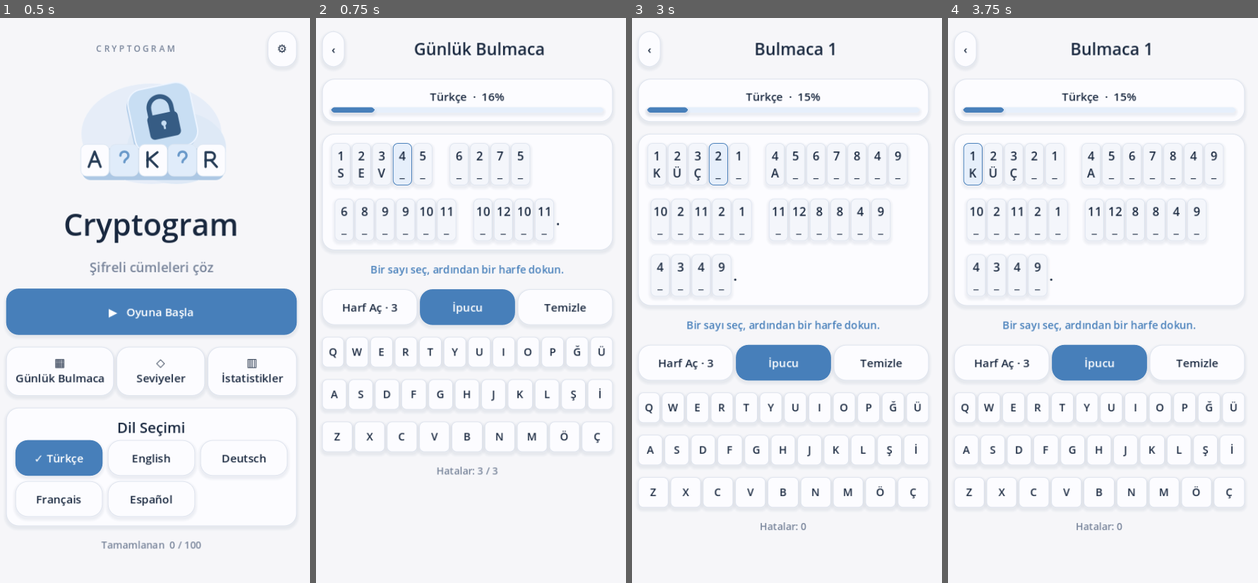
Above: before the commit, frames 1-4 (left to right).
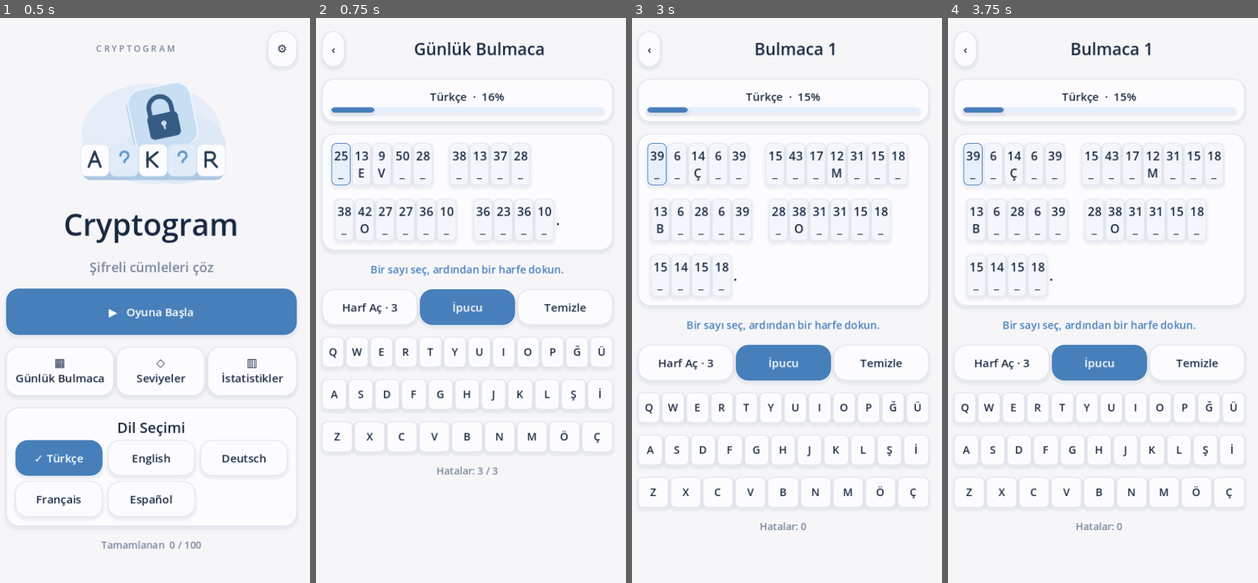
Above: after the commit, the same moments.

Repository: mehtapkirkgoz/cryptogram-mobile
Game: Godot game, scene res://scenes/main.tscn
Two runs of this game, one before a commit and one after it. Both use one fixed random seed, a clock stepped at 60 frames per second and the inputs below.
Inputs (mouse positions are in pixels of both pictures, inside the frame that each line leads up to):
- Up to frame 1 (0.5 s): no input
- Up to frame 2 (0.75 s): click "▦ Günlük Bulmaca" at 0.5 s
- Up to frame 3 (3 s): click "‹" at 1.25 s; click "◇ Seviyeler" at 2 s; click "01 Gelişim" at 2.75 s
- Up to frame 4 (3.75 s): click (972, 164) at 3.5 s, where only the run before the commit has a clickable "1 K"

Frame 1 is identical in both runs. In frame 2, 1.0% of the frame differs, in the area x 4-76%, y 22-39%; in frame 3, 1.6%, in the area x 4-89%, y 22-45%; in frame 4, 1.4%.

Commit message:
Randomize puzzle numbers and starter hint positions

Diff:
--- a/scripts/main.gd
+++ b/scripts/main.gd
@@ -190,7 +190,7 @@
 	session_key = "daily_" + Time.get_date_string_from_system() if daily else puzzle.id
 	game = CipherPuzzle.new()
 	var saved: Dictionary = Progress.state().sessions.get(session_key, {})
-	if not saved.has("schema") or int(saved.schema) != 4:
+	if not saved.has("schema") or int(saved.schema) != 5:
 		saved = {}
 	game.setup(puzzle.text, Languages.info().alphabet, saved, starter_hints(index), mistake_limit(index))
 	message = tr_text("instruction")
--- a/scripts/puzzle.gd
+++ b/scripts/puzzle.gd
@@ -14,9 +14,13 @@
 
 func setup(text: String, alphabet: String, saved: Dictionary = {}, starter_hints: int = 0, limit: int = -1) -> void:
 	sentence = text
+	var random := RandomNumberGenerator.new()
+	random.seed = absi(sentence.hash())
+	var available_numbers: Array = range(1, 51)
+	_shuffle(available_numbers, random)
 	for letter in sentence:
 		if alphabet.contains(letter) and not numbers.has(letter):
-			var code = numbers.size() + 1
+			var code: int = available_numbers.pop_back()
 			numbers[letter] = code
 			answers[code] = letter
 	for letter in sentence:
@@ -31,7 +35,7 @@
 		locked.append(int(key))
 	if saved.is_empty() and starter_hints > 0:
 		var codes: Array = answers.keys()
-		codes.sort()
+		_shuffle(codes, random)
 		for code in codes.slice(0, mini(starter_hints, codes.size())):
 			for index in range(occurrences.size()):
 				if occurrences[index].code == code:
@@ -42,6 +46,13 @@
 
 func guess_for(index: int) -> String:
 	return str(guesses.get(index, ""))
+
+func _shuffle(values: Array, random: RandomNumberGenerator) -> void:
+	for index in range(values.size() - 1, 0, -1):
+		var swap_index := random.randi_range(0, index)
+		var value = values[index]
+		values[index] = values[swap_index]
+		values[swap_index] = value
 
 func enter(letter: String) -> String:
 	if locked.has(selected) or solved() or game_over():
@@ -96,4 +107,4 @@
 	return occurrences.size()
 
 func serialize() -> Dictionary:
-	return {"schema": 4, "guesses": guesses, "locked": locked, "hints": hints, "mistakes": mistakes, "mistake_limit": mistake_limit}
+	return {"schema": 5, "guesses": guesses, "locked": locked, "hints": hints, "mistakes": mistakes, "mistake_limit": mistake_limit}
--- a/tests/test_ui.gd
+++ b/tests/test_ui.gd
@@ -7,6 +7,7 @@
 	var app = load("res://scenes/main.tscn").instantiate()
 	var root := get_tree().root
 	root.add_child(app)
+	Progress.state().sessions.clear()
 	var original_language: String = Languages.current
 	for code in Languages.CODES:
 		assert(Languages.puzzles().size() == 100)
